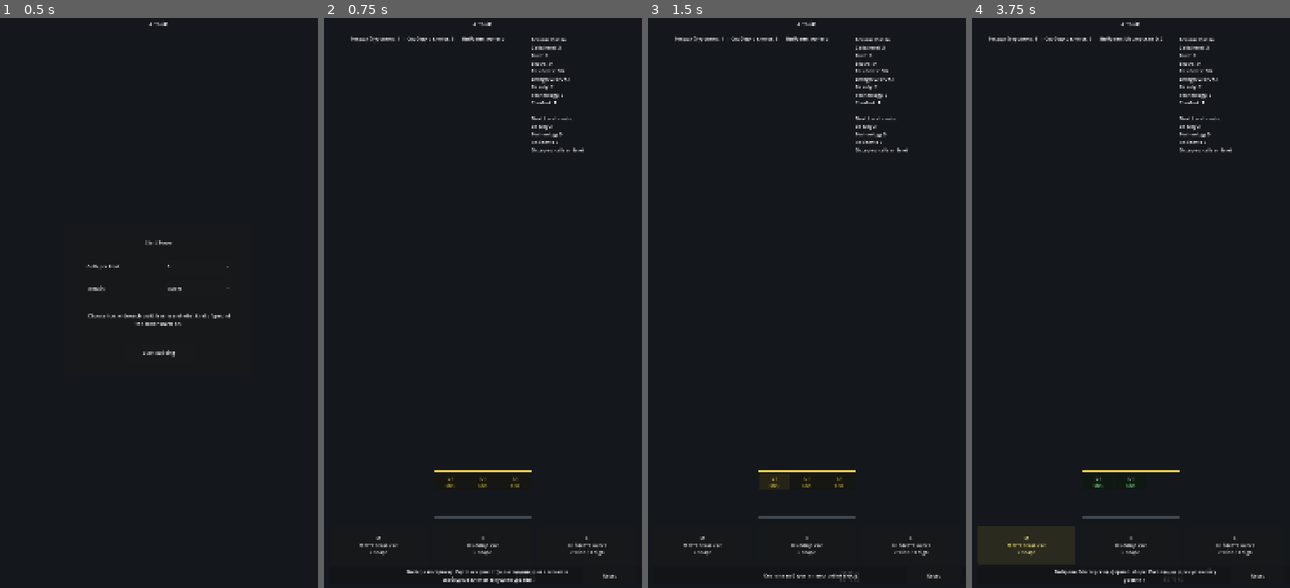
Above: before the commit, frames 1-4 (left to right).
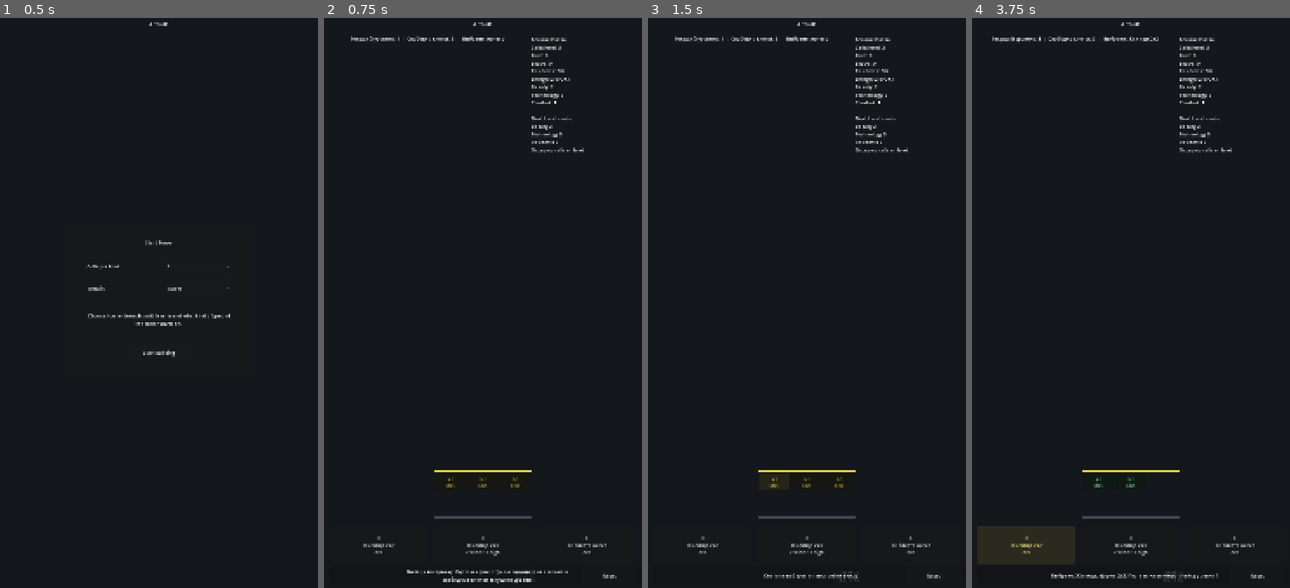
Above: after the commit, the same moments.

Repository: JUSTConnect/artbuild
Game: Godot game, scene res://scenes/main.tscn
Same seed, same stepped clock (60 frames per second), same inputs: the game is played once before the commit and once after it.
Inputs:
- Up to frame 1 (0.5 s): no input
- Up to frame 2 (0.75 s): click "Start Building" at 0.5 s
- Up to frame 3 (1.5 s): click "L1 slot" at 1.25 s
- Up to frame 4 (3.75 s): click "L1 slot" at 2 s; click "L1 slot" at 2.75 s; click "M Мастерская 2x2 L shape" (after the commit: "H Жилище 2x2 2x2") at 3.5 s

Frame 1 is identical in both runs. In frame 2, 0.2% of the frame differs, in the area x 11-89%, y 90-95%; in frame 3, 0.2%; in frame 4, 1.0%, in the area x 5-89%, y 3-100%.

Commit message:
Add extended footprint shapes

Diff:
--- a/scripts/main.gd
+++ b/scripts/main.gd
@@ -26,10 +26,26 @@
 	{"id":"1x3", "title":"1 wide / 3 high", "cells":[Vector2i(0, 0), Vector2i(0, 1), Vector2i(0, 2)]},
 	{"id":"2x1", "title":"2 wide / 1 high", "cells":[Vector2i(0, 0), Vector2i(1, 0)]},
 	{"id":"2x2", "title":"2x2", "cells":[Vector2i(0, 0), Vector2i(1, 0), Vector2i(0, 1), Vector2i(1, 1)]},
+	{"id":"2x3", "title":"2 wide / 3 high", "cells":[Vector2i(0, 0), Vector2i(1, 0), Vector2i(0, 1), Vector2i(1, 1), Vector2i(0, 2), Vector2i(1, 2)]},
 	{"id":"3x1", "title":"3 wide / 1 high", "cells":[Vector2i(0, 0), Vector2i(1, 0), Vector2i(2, 0)]},
 	{"id":"3x2", "title":"3 wide / 2 high", "cells":[Vector2i(0, 0), Vector2i(1, 0), Vector2i(2, 0), Vector2i(0, 1), Vector2i(1, 1), Vector2i(2, 1)]},
-	{"id":"L2", "title":"L shape", "cells":[Vector2i(0, 0), Vector2i(1, 0), Vector2i(0, 1)]},
-	{"id":"L3", "title":"Tall L shape", "cells":[Vector2i(0, 0), Vector2i(0, 1), Vector2i(0, 2), Vector2i(1, 0)]}
+	{"id":"3x3", "title":"3x3", "cells":[Vector2i(0, 0), Vector2i(1, 0), Vector2i(2, 0), Vector2i(0, 1), Vector2i(1, 1), Vector2i(2, 1), Vector2i(0, 2), Vector2i(1, 2), Vector2i(2, 2)]},
+	{"id":"L2_left", "title":"L 2x2 left", "cells":[Vector2i(0, 0), Vector2i(0, 1), Vector2i(1, 0)]},
+	{"id":"L2_right", "title":"L 2x2 right", "cells":[Vector2i(0, 0), Vector2i(1, 0), Vector2i(1, 1)]},
+	{"id":"L2_top", "title":"L 2x2 upper", "cells":[Vector2i(0, 0), Vector2i(0, 1), Vector2i(1, 1)]},
+	{"id":"L3_tall_left", "title":"Tall L left", "cells":[Vector2i(0, 0), Vector2i(0, 1), Vector2i(0, 2), Vector2i(1, 0)]},
+	{"id":"L3_tall_right", "title":"Tall L right", "cells":[Vector2i(0, 0), Vector2i(1, 0), Vector2i(1, 1), Vector2i(1, 2)]},
+	{"id":"L3_tall_top", "title":"Tall L upper", "cells":[Vector2i(0, 0), Vector2i(0, 1), Vector2i(0, 2), Vector2i(1, 2)]},
+	{"id":"L3_flat_left", "title":"Flat L left", "cells":[Vector2i(0, 0), Vector2i(1, 0), Vector2i(2, 0), Vector2i(0, 1)]},
+	{"id":"L3_flat_right", "title":"Flat L right", "cells":[Vector2i(0, 0), Vector2i(1, 0), Vector2i(2, 0), Vector2i(2, 1)]},
+	{"id":"L3_flat_upper", "title":"Flat L upper", "cells":[Vector2i(0, 0), Vector2i(0, 1), Vector2i(1, 1), Vector2i(2, 1)]},
+	{"id":"L3_flat_upper_mirror", "title":"Flat L upper mirror", "cells":[Vector2i(0, 0), Vector2i(1, 0), Vector2i(2, 0), Vector2i(0, 1), Vector2i(1, 1)]},
+	{"id":"corner_3_left", "title":"3x3 corner left", "cells":[Vector2i(0, 0), Vector2i(0, 1), Vector2i(0, 2), Vector2i(1, 0), Vector2i(2, 0)]},
+	{"id":"corner_3_right", "title":"3x3 corner right", "cells":[Vector2i(0, 0), Vector2i(1, 0), Vector2i(2, 0), Vector2i(2, 1), Vector2i(2, 2)]},
+	{"id":"corner_3_top", "title":"3x3 corner upper", "cells":[Vector2i(0, 0), Vector2i(0, 1), Vector2i(0, 2), Vector2i(1, 2), Vector2i(2, 2)]},
+	{"id":"T3", "title":"T shape", "cells":[Vector2i(0, 0), Vector2i(1, 0), Vector2i(2, 0), Vector2i(1, 1)]},
+	{"id":"T3_tall", "title":"Tall T shape", "cells":[Vector2i(0, 0), Vector2i(1, 0), Vector2i(2, 0), Vector2i(1, 1), Vector2i(1, 2)]},
+	{"id":"U3", "title":"U shape", "cells":[Vector2i(0, 0), Vector2i(2, 0), Vector2i(0, 1), Vector2i(1, 1), Vector2i(2, 1)]}
 ]
 
 @onready var menu_panel: Control = $MenuPanel
